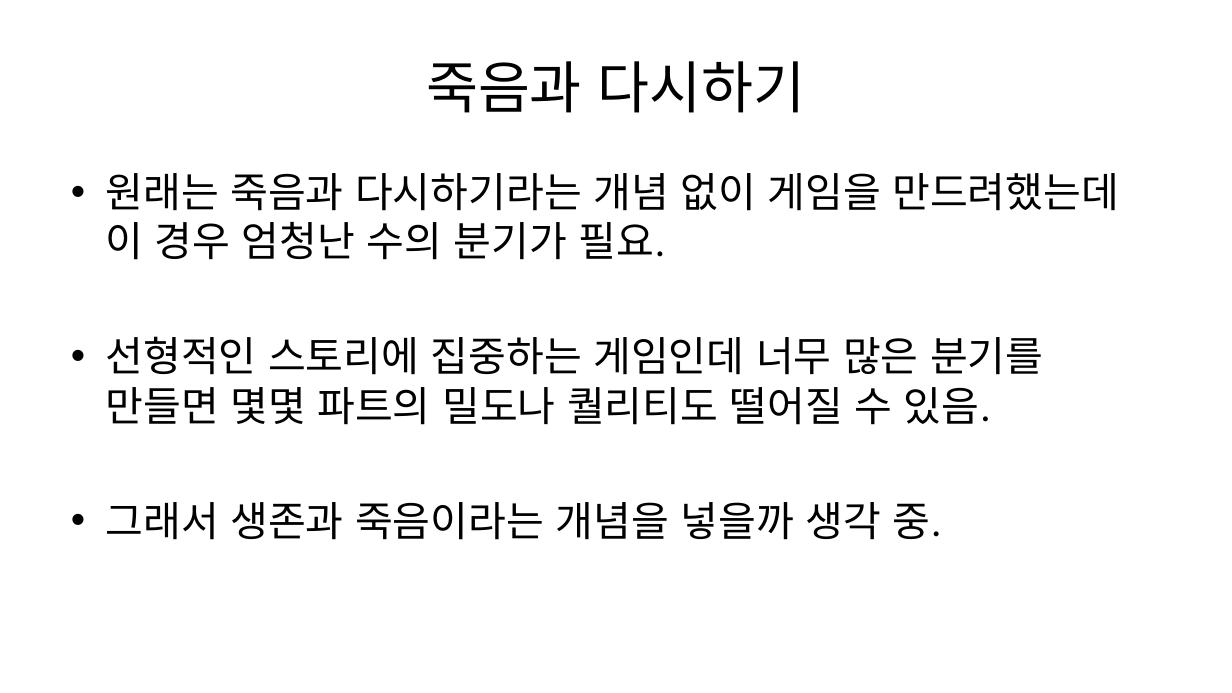
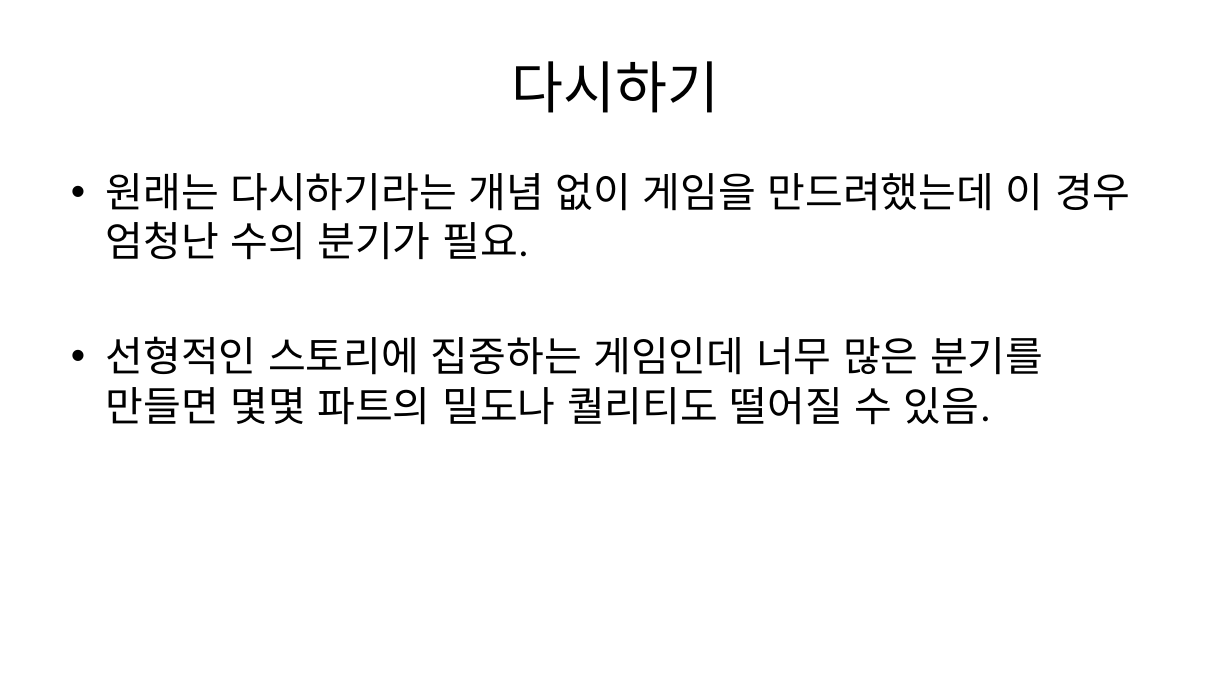
Before and after one commit to Penguin-God/Human_Doll_Play, a slide deck: slide 6 of 기획/문서/유도 시스템.pptx (slide 9 before the commit). Drawn at 1232x693 pixels with LibreOffice and Linux fonts; fonts in the diff are those of the drawing. Boxes give left, top, right and bottom in pixels: in the first picture for what was removed or moved away, otherwise in the second. Text is boxed around its words. In the diff, an @@ line names an element or a change of style, - is before the commit and + after.

```diff
--- a/기획/문서/유도 시스템.pptx
+++ b/기획/문서/유도 시스템.pptx
@@ title at (512, 61, 720, 113): text changed @@
-죽음과 다시하기
+다시하기
@@ text at (105, 173, 1131, 260): text changed @@
-• 원래는 죽음과 다시하기라는 개념 없이 게임을 만드려했는데 이 경우 엄청난 수의 분기가 필요.
+• 원래는 다시하기라는 개념 없이 게임을 만드려했는데 이 경우 엄청난 수의 분기가 필요.
@@ text at (105, 502, 941, 540): paragraph removed @@
-• 그래서 생존과 죽음이라는 개념을 넣을까 생각 중.
```
Also in this commit, not shown: 5 other slides changed, 1 slide added, 3 slides removed, 2 other files.
